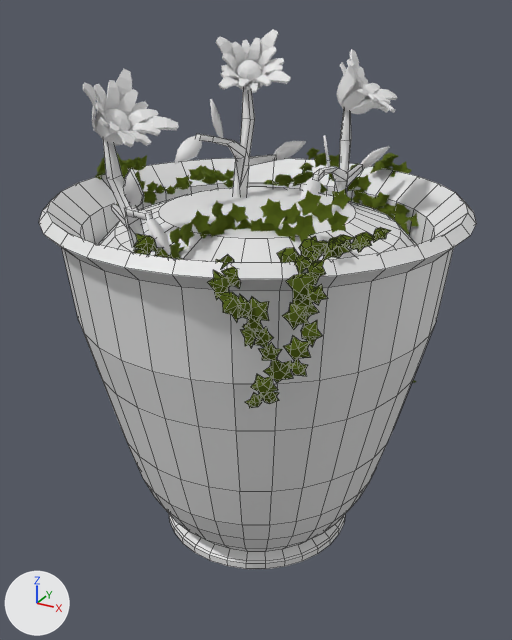
A saved change to the Blender file Assets/Models/Italy Models/Floralpot1.blend.
Before and after are seen from a camera (50 mm lens) standing at (7.95, -14.53, 14.01) and looking at (0.07, -0.21, 6.85). Arrows for +X, +Y and +Z are at lower left; the lights stay in place. Mesh edges are drawn as thin lines on the coarser meshes.
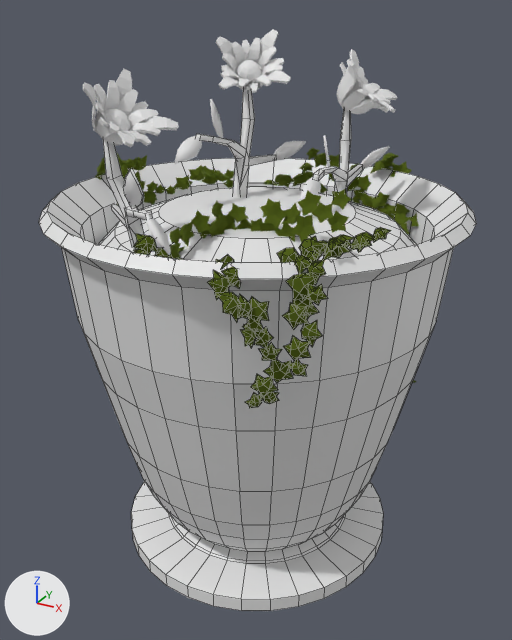
The change in detail:
me_cylinder is used by ob_cylinder; location (0.0, 0.0, 4.71); scale (3.72, 3.72, 0.346).
me_cylinder had 672 vertices, 643 faces and spanned x -1.3..1.3, y -1.3..1.3, z -10.9..15.1.
me_cylinder now has 704 vertices, 675 faces and spans x -1.3..1.3, y -1.3..1.3, z -11.9..15.1.
Part 1, on me_cylinder:
1 face is deleted.
32 vertices move from x -0.7..0.7, y -0.7..0.7, z -10.9 to x -1.0..1.0, y -1.0..1.0, z -10.8.
32 new vertices lie (0.0, 0.0, -1.1) away from vertices in x -0.7..0.7, y -0.7..0.7, z -10.9.
33 new faces join them, mat_pot (white #e7e7e7).

Where the change shows, as pixel boxes (x1, y1, x2, y2) in the pictures (512 x 640 px):
'Cylinder', reshaped (10% taller)
    before: (39, 158, 476, 569)
    after: (39, 158, 476, 611)
part 1 of me_cylinder, built on
    before: (169, 517, 345, 569)
    after: (131, 481, 383, 611)
